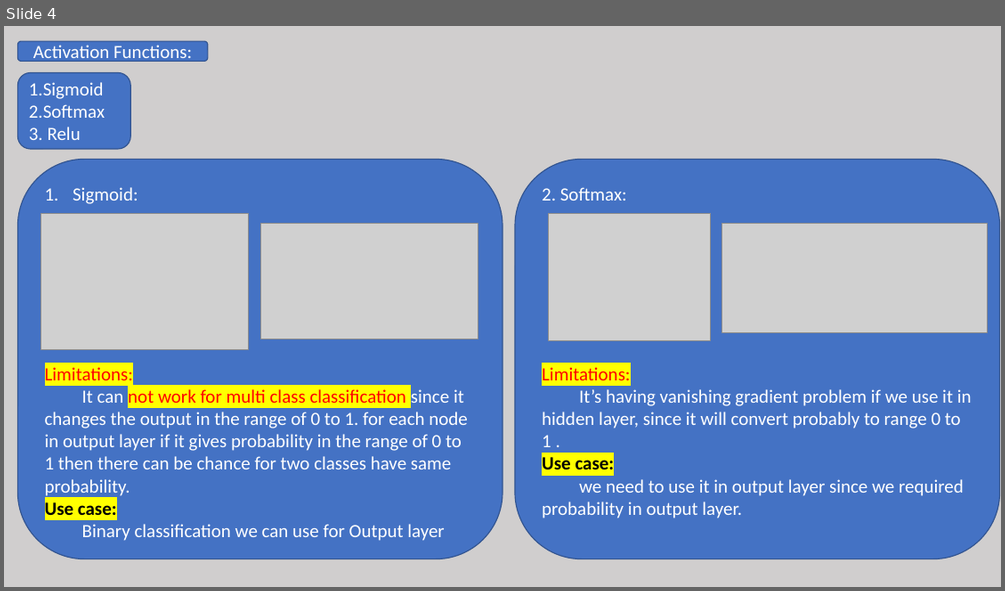
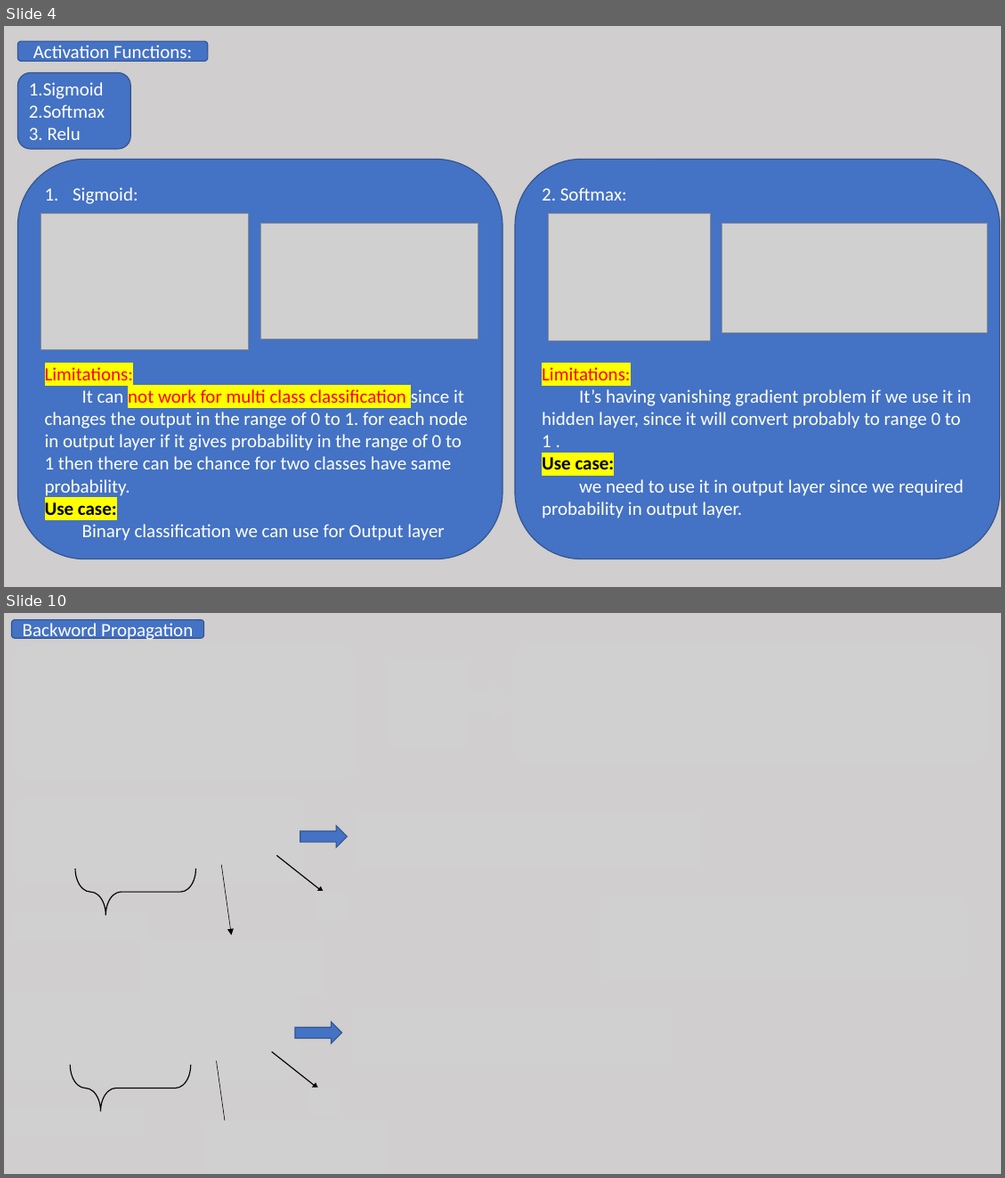
Before and after one commit to JagrutBhatt/NeuralNetworks, a slide deck: NN.pptx. Shown one above the other, each under a label of ours: slide 4 before the commit, slides 4 and 10 after it; the slides between them are not shown. The pictures are 1005x591 and 1005x1178 pixels, drawn with LibreOffice and Linux fonts; fonts in the diff are those of the drawing; grey boxes stand for pictures. Boxes give left, top, right and bottom in pixels: in the first picture for what was removed or moved away, otherwise in the second. Text is boxed around its words. In the diff, an @@ line names an element or a change of style, - is before the commit and + after.

```diff
--- a/NN.pptx
+++ b/NN.pptx
@@ slide 10 added at (x1=4, y1=613, x2=1001, y2=1174), background #D0CECE @@
@@ rounded rectangle added at (x1=11, y1=620, x2=203, y2=638), fill #4472C4, outline #325491 1 pt, 18 pt, text #FFFFFF @@
+Backword Propagation
@@ picture added at (x1=11, y1=643, x2=358, y2=782) @@
@@ picture added at (x1=386, y1=658, x2=512, y2=747) @@
@@ picture added at (x1=513, y1=643, x2=987, y2=765) @@
@@ picture added at (x1=13, y1=797, x2=306, y2=884) @@
@@ right arrow added at (x1=300, y1=826, x2=348, y2=847), fill #4472C4, outline #325491 1 pt @@
@@ picture added at (x1=356, y1=811, x2=700, y2=868) @@
@@ left brace added at (x1=75, y1=868, x2=196, y2=915), outline #000000 1 pt @@
@@ arrow added from (222, 864) to (231, 935), #000000 0.5 pt @@
@@ arrow added from (277, 855) to (324, 892), #000000 1 pt @@
@@ picture added at (x1=316, y1=892, x2=348, y2=921) @@
@@ picture added at (x1=598, y1=894, x2=969, y2=981) @@
@@ picture added at (x1=11, y1=911, x2=149, y2=941) @@
@@ picture added at (x1=139, y1=938, x2=324, y2=996) @@
@@ picture added at (x1=8, y1=993, x2=300, y2=1080) @@
@@ picture added at (x1=350, y1=1006, x2=671, y2=1064) @@
@@ right arrow added at (x1=295, y1=1022, x2=342, y2=1044), fill #4472C4, outline #325491 1 pt @@
@@ left brace added at (x1=70, y1=1065, x2=191, y2=1111), outline #000000 1 pt @@
@@ arrow added from (217, 1061) to (226, 1131), #000000 0.5 pt @@
@@ arrow added from (272, 1051) to (319, 1088), #000000 1 pt @@
@@ picture added at (x1=310, y1=1087, x2=340, y2=1117) @@
@@ picture added at (x1=7, y1=1107, x2=144, y2=1137) @@
@@ picture added at (x1=202, y1=1121, x2=386, y2=1174) @@
```
Also in this commit, not shown: 2 slides changed, 5 other slides added.
